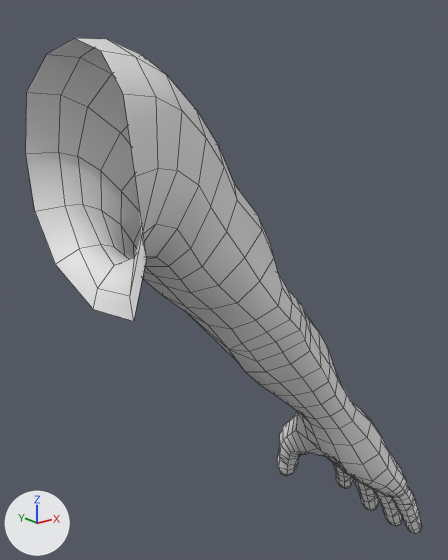
An edit to the FBX model Assets/3Dmodels/3Dmodels_Bodies/3Dmodels_Bodies_Humans/3Dmodels_Bodies_Human_Males/3Dmodel_Body_Human_Male_Strong/3Dmodel_Body_Human_Male_Strong_ArmRight.fbx, drawn before and after from the same camera.
The view is the same before and after, from a 50 mm lens placed at (-0.041, -0.518, 1.479), pointed at (0.411, 0.048, 1.253). Every picture has the same lights, and +X, +Y and +Z are marked at lower left. The older version comes first. Shape keys are drawn at the values saved in each file. Mesh edges are drawn as thin lines.

In view in the first picture: 'Body_Human_Male_Strong_ArmRight'.
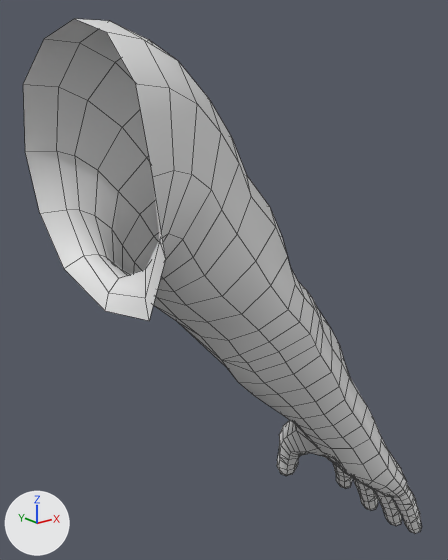
The edits, one by one:
In shape key 'BlendShape_Sleeve_Default' (key_0_blendshape_sleeve_default), value goes from 1.0 to 0.0.

Pixel boxes [x1, y1, x2, y2] of what changed, in the pictures (448 x 560 px):
'Body_Human_Male_Strong_ArmRight', reshaped
    before: [26, 38, 422, 534]
    after: [23, 19, 422, 534]
